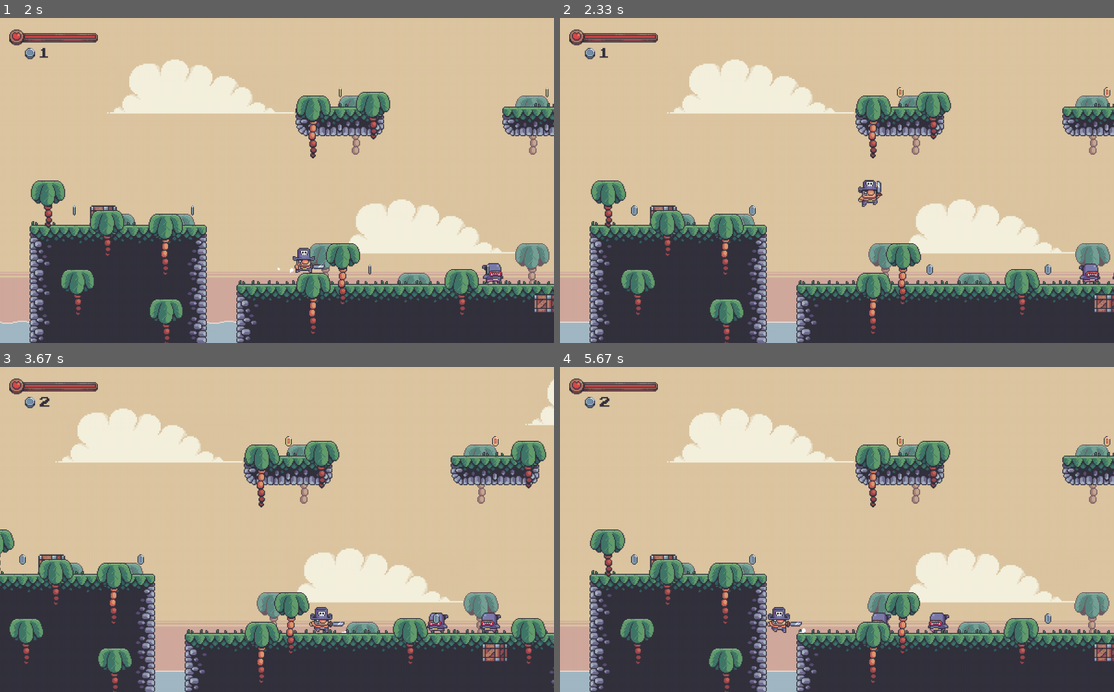
Above: before the commit, frames 1-4 (two rows, left to right).
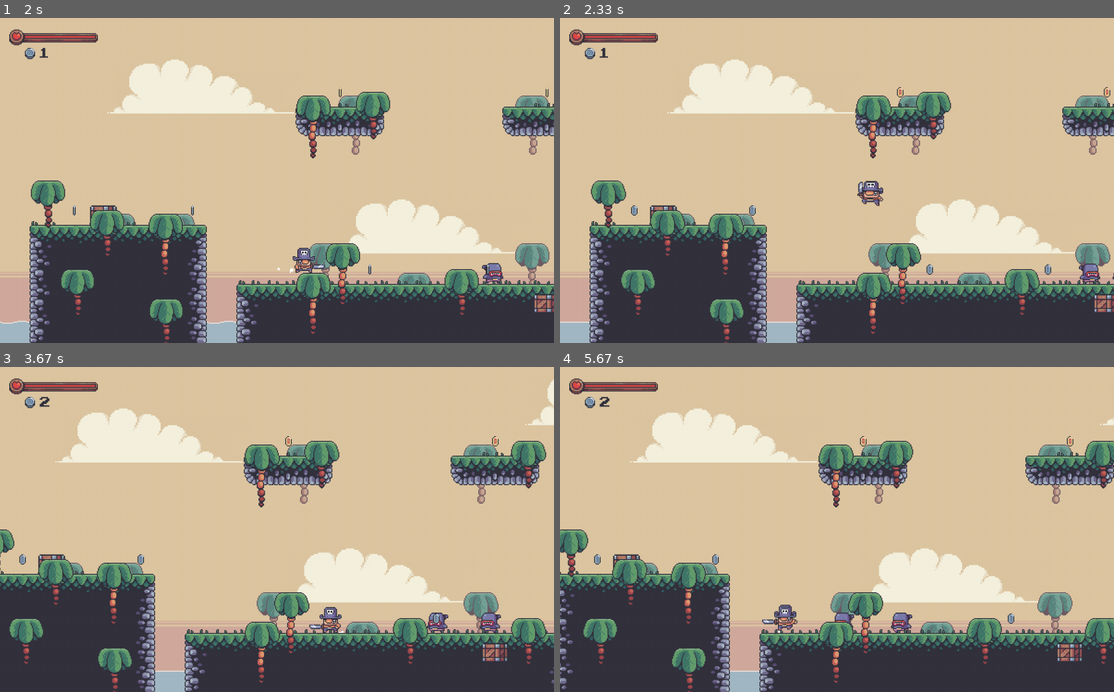
Above: after the commit, the same moments.

Repository: Zain-Khoso/pygame-mario
Game: pygame game, started from code/main.py
The game is run twice, just before and just after one commit, with the same random seed, the same clock (stepped at 60 frames per second) and the same inputs.
Inputs:
- Up to frame 1 (2 s): tap Space at 0.33, 1.23, 1.53, 1.73 s; hold Right 0.67-1.13 s; hold Right 1.17-1.63 s; hold Right from 1.67 s (still down)
- Up to frame 2 (2.33 s): tap Space at 2.03, 2.3 s; release Right at 2.2 s; hold Left from 2.23 s (still down)
- Up to frame 3 (3.67 s): tap Space at 2.6, 2.73, 3.03, 3.4 s; release Left at 2.63 s; hold Right 2.67-3.3 s; hold Left from 3.33 s (still down)
- Up to frame 4 (5.67 s): tap Space at 3.7, 3.9, 4.2, 4.4, 4.7, 4.9, 5.2, 5.47 s; release Left at 3.8 s; hold Left 3.83-4.3 s; hold Right 4.33-4.8 s; hold Left 4.83-5.37 s; hold Left from 5.4 s (still down)

Frame 1 is identical in both runs. In frame 2, 0.2% of the frame differs, in the area x 53-59%, y 49-59%; in frame 3, 0.3%; in frame 4, 26%, in the area x 0-100%, y 12-100%.

Commit message:
update: game over functionality

Diff:
--- a/code/main.py
+++ b/code/main.py
@@ -43,6 +43,15 @@
     def change_health(self, amount):
         self.current_health += amount
 
+    def check_game_over(self):
+        if self.current_health > 0:
+            return
+
+        self.max_level = 0
+        self.current_health = 100
+        self.coins = 0
+        self.create_overworld(0, self.max_level)
+
     def run(self):
         if self.status == "overworld":
             self.overworld.run()
@@ -51,6 +60,7 @@
             self.level.draw()
             self.ui.show_health(self.current_health, self.max_health)
             self.ui.show_coins(self.coins)
+            self.check_game_over()
 
 
 # Pygame setup.
--- a/code/player.py
+++ b/code/player.py
@@ -61,7 +61,7 @@
         if self.facing_right:
             self.image = image
         else:
-            pygame.transform.flip(image, True, False)
+            self.image = pygame.transform.flip(image, True, False)
 
         if self.invincible:
             self.image.set_alpha(self.wave_value())
